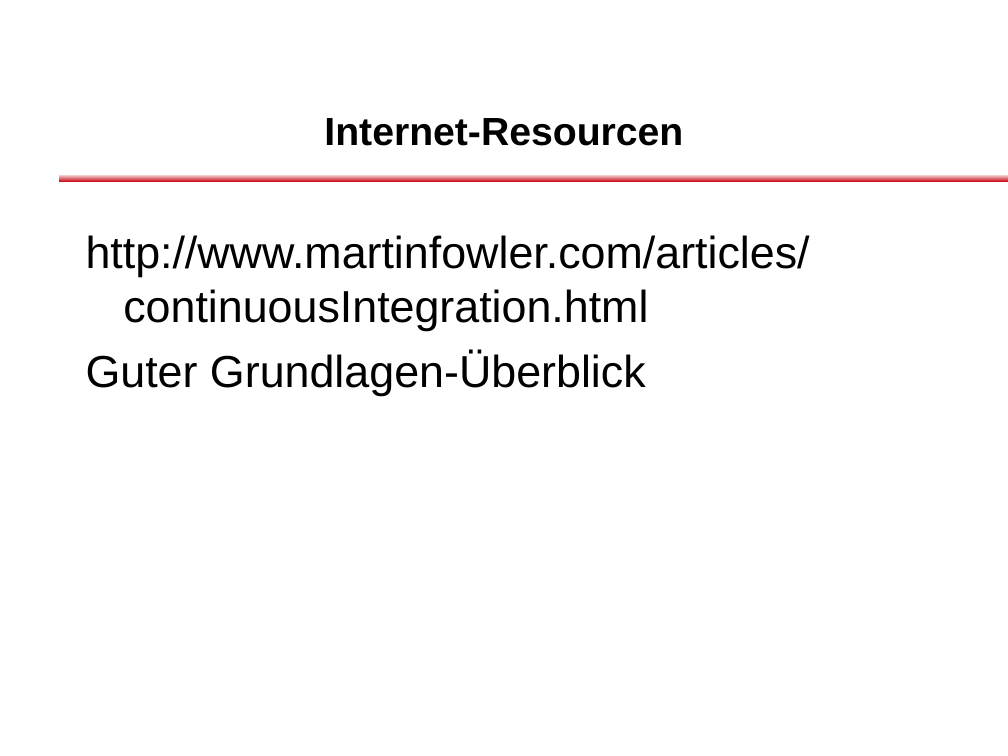
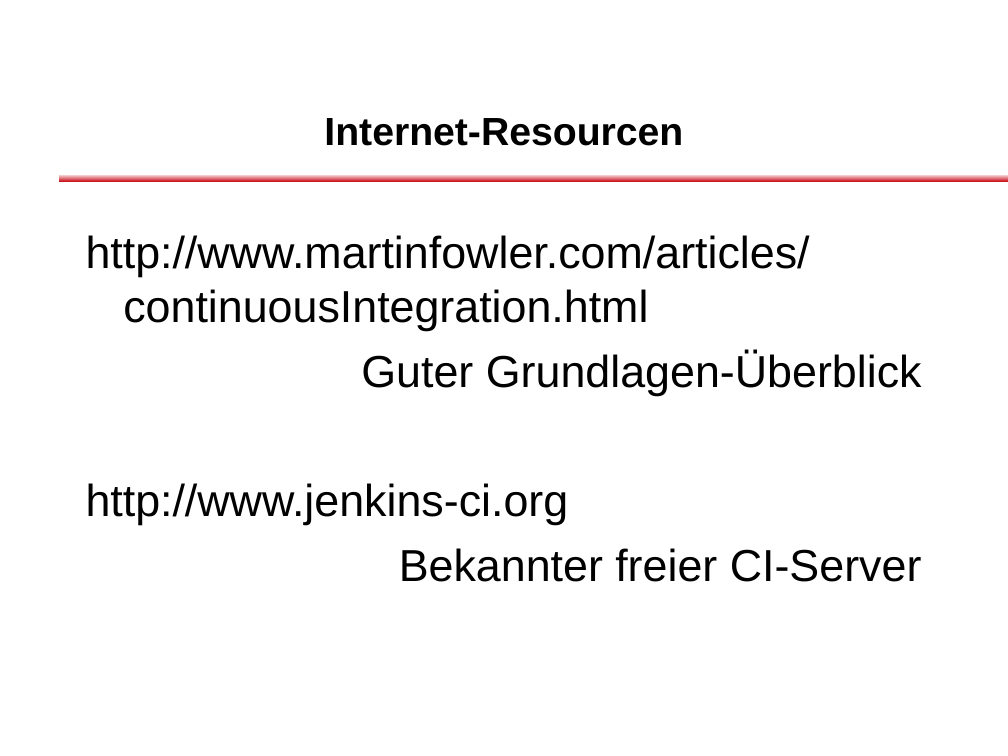
Before and after one commit to dlindner/vorlesung-se2-dhbw, a slide deck: slide 20 of added_2012/Continuous Integration.odp (slide 19 before the commit). Drawn at 1008x756 pixels with LibreOffice and Linux fonts; fonts in the diff are those of the drawing; background and template pictures are left out. Boxes give left, top, right and bottom in pixels: in the first picture for what was removed or moved away, otherwise in the second. Text is boxed around its words. In the diff, an @@ line names an element or a change of style, - is before the commit and + after.

```diff
--- a/added_2012/Continuous Integration.odp
+++ b/added_2012/Continuous Integration.odp
@@ text at [361,352,922,396]: alignment left to right @@
@@ text at [86,483,922,582]: paragraphs added @@
+http://www.jenkins-ci.org
+Bekannter freier CI-Server
```
Also in this commit, not shown: 1 other slide changed, 9 slides added, 8 slides removed.
